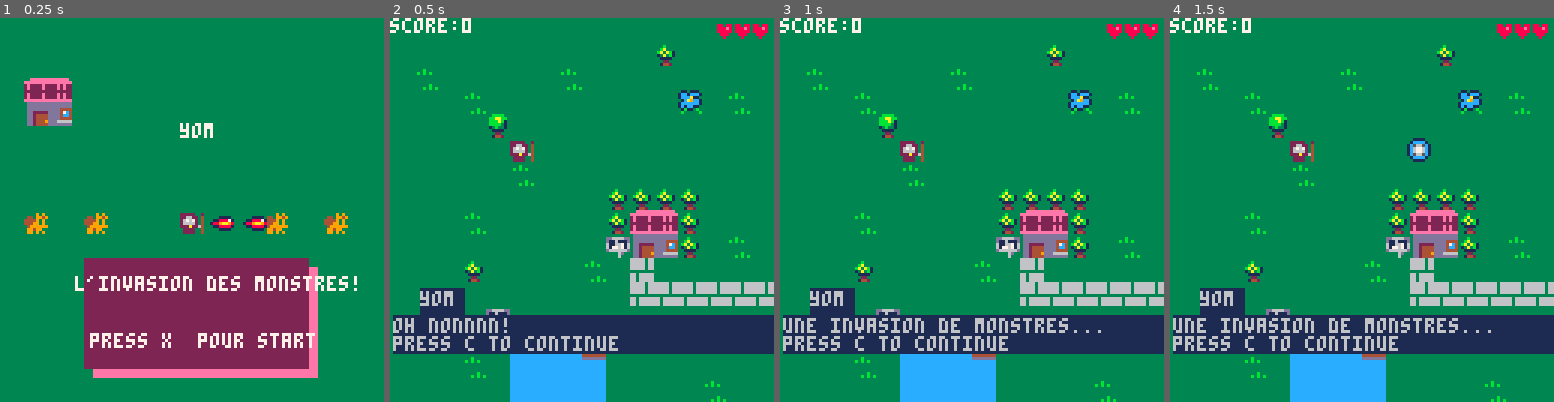
Above: before the commit, frames 1-4 (left to right).
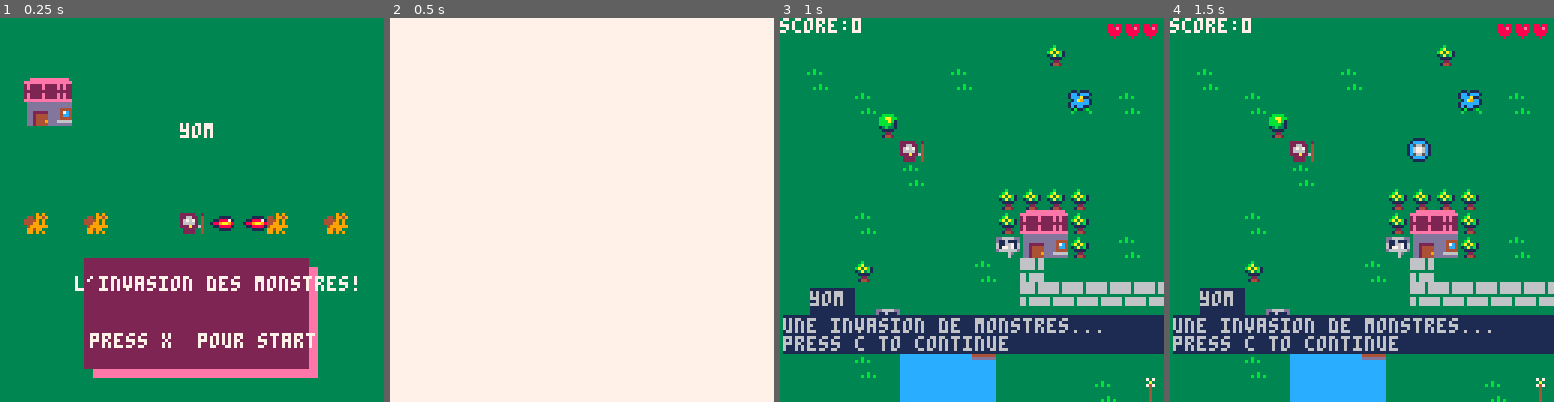
Above: after the commit, the same moments.

Repository: adatechschool/doris-pico-8-mickael-yoann-onat
Game: PICO-8 cartridge yom.p8
Two runs of this game, one before a commit and one after it. Both use one fixed random seed, a clock stepped at 60 frames per second and the inputs below.
Inputs:
- Up to frame 1 (0.25 s): no input
- Up to frame 2 (0.5 s): tap X (X key) at 0.33 s
- Up to frame 3 (1 s): tap O (Z key) at 0.7 s
- Up to frame 4 (1.5 s): tap X (X key) at 1.07 s

Frame 1 is identical in both runs. In frame 2, 100% of the frame differs, in the area x 0-100%, y 0-100%; in frame 3, less than 0.1%; in frame 4, less than 0.1%.

Commit message:
gandalf mode

Diff:
--- a/yom.p8
+++ b/yom.p8
@@ -3,8 +3,8 @@
 __lua__
 
 function _init()
-hud_x=0
-hud_y=0
+ hud_x=0
+ hud_y=0
  create_player()
  sorts={}
  enemies={}
@@ -17,6 +17,8 @@
  music_start=false
  init_game_state()
  score=0
+ flash_duration = 1
+ flash_start_time = 0
 end
 
 function game_update()
@@ -31,7 +33,19 @@
 	end
 
 	update_camera()
-	if (btnp(❎)) shoot()
+
+	--shoot
+	if btnp(❎) and p.state=="white" then
+	gandalf()
+	elseif (btnp(❎) and p.state=="normal")
+					or (btnp(❎) and p.state=="fire")
+					or (btnp(❎) and p.state=="water")
+					or (btnp(❎) and p.state=="plant")
+	then shoot()
+	end
+
+
+
 	update_sorts()
  	if count_time==500 then -- 5 secondes environ
 		spawn_enemies(ceil(rnd(wave_size)))
@@ -56,6 +70,10 @@
 	draw_ui()
 	print("score:"..score,hud_x,hud_y,7)
 
+	--flash
+	if time()-flash_start_time < flash_duration then
+	rectfill(0, 0, 127*8, 127*8, 7)
+	end
 
 	--enemies
 	for e in all (enemies) do
@@ -323,6 +342,9 @@
 	p.state="plant"
 	p.power_sprite=59
 	shoot_sfx=sfx(05)
+	elseif check_flag(4,p.x,p.y) then
+	p.state="white"
+	p.sprite=39
 	end
 end
 
@@ -374,6 +396,16 @@
 			del(sorts, s)
 		end
 	end
+end
+
+function gandalf()
+		if p.state=="white" then
+			flash_start_time = time() -- t-0 du flash
+			enemies={}
+			score += 5
+			p.state="normal"
+			p.sprite=40
+		end
 end
 -->8
 --enemies
@@ -557,10 +589,11 @@
 
 
 
-		if e.life == 0 then
-			del(enemies,e)
-			score += 1
-		end
+			if e.life == 0 then
+				del(enemies,e)
+				score += 1
+			end
+
 
 	end
 end
@@ -677,6 +710,7 @@
 c_intro_text_2="une invasion de monstres...\npress c to continue"
 c_intro_text_3="je dois les battre a tout prix!!! \nle sort de la planete en depend!\npress c to continue"
 c_intro_text_4="press x to shoot"
+c_intro_text_5="you shall not pass !!!"
 -->8
 
 
@@ -729,14 +763,14 @@
 3dd24444dddd4444d0400005dddddddd888a8864cccacc64bbbabb64777a7764222a22641c5665c1d5555ddd0008860004999999000888000080080000000000
 3dd24449ddd66666d0401005dddddddd088880040cccc0040bbbb004077770040222200401cccc10d5dd5ddd0000800009949900000080000008800000000000
 3dd24444ddddddddd0410105dddddddd088880040cccc0040bbbb004077770040222200400111100d5555ddd0000000009909090000000000000000000000000
-00080000000cc000000b000000000000000000000000000000000000000000000000000000000000000000000000000000080000000cc000000b000000000000
-000880000007ccc0000bb000000000008888800000000000001111000000000022222000000000000000000000000000000880000007ccc0000bb00000000000
-0089980000cccccc00b33b000000000088668800000000000188881000000000226622000001111000011110001111000089980000cccccc00b33b0000000000
-0890a08000cc0c0c0b3030b000000000867678000000000018999981000000002676720001188871011ccc7101bbb7100895a58000cc7c7c0b3737b000000000
-089aa9800dcccccc0b3333b000000000866668000000000089a77a9800000000266662001889aa981ccccccc1bbbbb31089aa9800dcccccc0b3333b000000000
-089998800dccccc00b333bb000000000444444480000000018999981000000004444444201188881011cccc101333310089998800dccccc00b333bb000000000
-088888800ddcccc00bb3bbb0000000000888800000000000018888100000000002222000000111100001111000111100088888800ddcccc00bb3bbb000000000
-0088880000dddc0000bbbb000000000008888000000000000011110000000000022220000000000000000000000000000088880000dddc0000bbbb0000000000
+00080000000cc000000b000000000000000000000000000000000000337373330000000000000000000000000000000000080000000cc000000b000000000000
+000880000007ccc0000bb00000000000888880000000000000111100333a333322222000000000000000000000000000000880000007ccc0000bb00000000000
+0089980000cccccc00b33b000000000088668800000000000188881033747333226622000001111000011110001111000089980000cccccc00b33b0000000000
+0890a08000cc0c0c0b3030b000000000867678000000000018999981333433332676720001188871011ccc7101bbb7100895a58000cc7c7c0b3737b000000000
+089aa9800dcccccc0b3333b000000000866668000000000089a77a9833343333266662001889aa981ccccccc1bbbbb31089aa9800dcccccc0b3333b000000000
+089998800dccccc00b333bb000000000444444480000000018999981333433334444444201188881011cccc101333310089998800dccccc00b333bb000000000
+088888800ddcccc00bb3bbb0000000000888800000000000018888103334333302222000000111100001111000111100088888800ddcccc00bb3bbb000000000
+0088880000dddc0000bbbb000000000008888000000000000011110033343333022220000000000000000000000000000088880000dddc0000bbbb0000000000
 00000000000000000000000000000000000000000000000000000000000000000000000000000000000000000000000000000000000000000000000000000000
 00000000000000000000000000000000000000000000000000000000000000000000000000000000000000000000000000000000000000000000000000000000
 00000000008808800088066000660660000000000000000000000000000000000000000000000000000000000000000000000000000000000000000000000000
@@ -834,7 +868,7 @@
 10101010101010101010101010101010101010101010101010101010101010101010101010101010101010101010101010101010101010101010101010101010
 10000000000000000000000000000000000000000000000000000000000000000000000000000000000000000000000000000000000000000000000000000000
 __gff__
-0000010101010000000801010000010001010400010001020100000000000100010100000000000080000000010000000000000000000000000000000000000000000000000000000000000000000000000000000000000000000000000000000000000000000000000000000000000000000000000000000000000000000000
+0000010101010000000801010000010001010400010001020100000000000100010100000000000080000000010000000000000000000010000000000000000000000000000000000000000000000000000000000000000000000000000000000000000000000000000000000000000000000000000000000000000000000000
 0000000000000000000000000000000000000000000000000000000000000000000000000000000000000000000000000000000000000000000000000000000000000000000000000000000000000000000000000000000000000000000000000000000000000000000000000000000000000000000000000000000000000000
 __map__
 0101010101010101010101010101010101010101010101010101010101010101010101010101010101010101010101010101010101010f01010101010101010101000001010101010101010101010101010101010101010101010101010101010101010101010101010101010101010101010101010101010101010101010101
@@ -852,7 +886,7 @@
 0101010114010101010101010101010101141d2323232323230b010101010101010101010101010101010101010101010101010101010101010103030303030301000000020501080101050101010101010101010101010101010108010102160606060606060606060606060606060606060606060606060606060606060616
 0101010101040404010101010501010101011d232a232323230b01010101080101010801010101010101010101010101010101010f010101010101010101010f01000000020501010101010101010101010101050101010101180101010102160606160606060606060606060606060606060606060606060606060606060616
 0101010801030303040101010101010101011d232323232a230b010101010101010101010101010101010101010101010101010101010101010101160101010101000000020501010101010101010101010101010101010101180501010102060606060606060606060606060606060606060606060606060606061606060616
-0101010101030303030101010108010101011d1d1d1d1d1d1d0b010101010101010105010101010101010104040401010101010101011601010101010101010101000000020501010101010108010101010108010101010101181818181802060606060606060606060606060606060606060606060606060f06060606060616
+0101010101030303030101010108013701011d1d1d1d1d1d1d0b010101010101010105010101010101010104040401010101010101011601010101010101010101000000020501010101010108010101010108010101010101181818181802060606060606060606060606060606060606060606060606060f06060606060616
 010101010108010101010101010101010101010201010101010101010101010101010101010101010101010303030101010101010101010101010101010101010100000002050101010101010101010101010101010101010101010101010a0606060f0606060606060606060606060606060606060606060606060606060616
 01010101050101010101010101010101010101010101020101010101010101010101010101010101010104030301010101010101010101010101010101010101010000000202181818181818010101010501010101010801010101010801011606060606060f0606060606060606060606060f060606060606060606060f0616
 01010101010101010101010101010101010101010101010101010101010201010101010101010101010101030301010f0101010101010101160101010116010101000000020501010801011801010101010101010101010101010501010101160606060606060606060606060606060606060606060606060606060606060616
